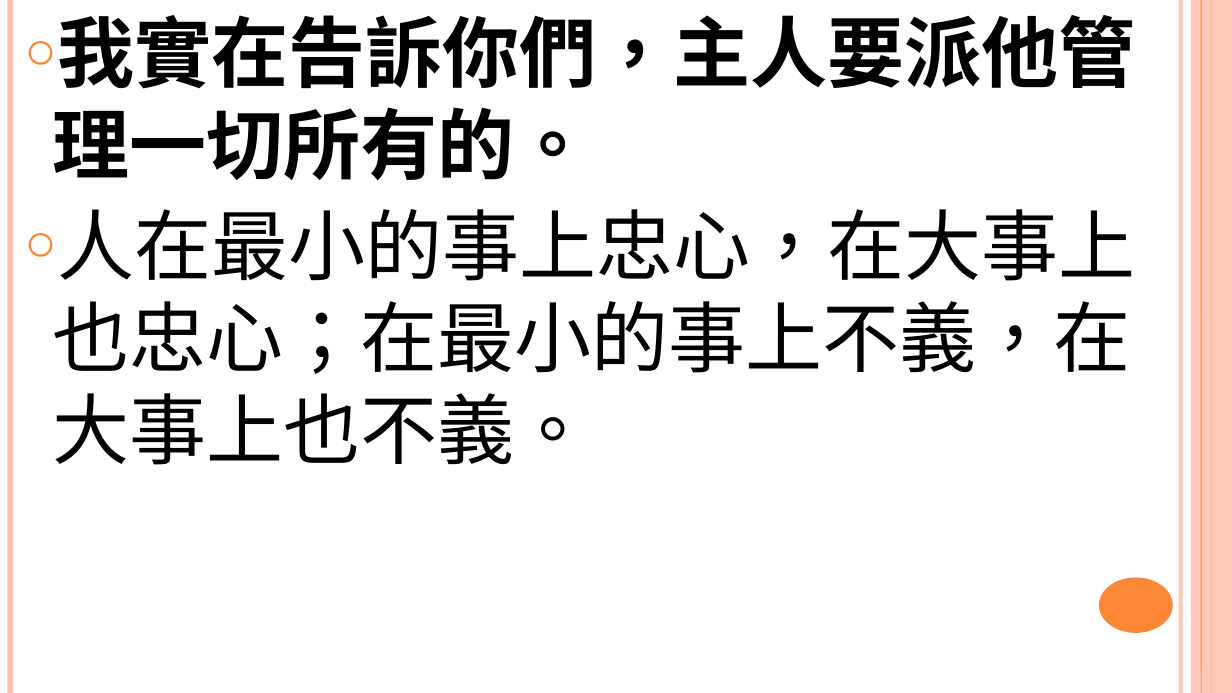
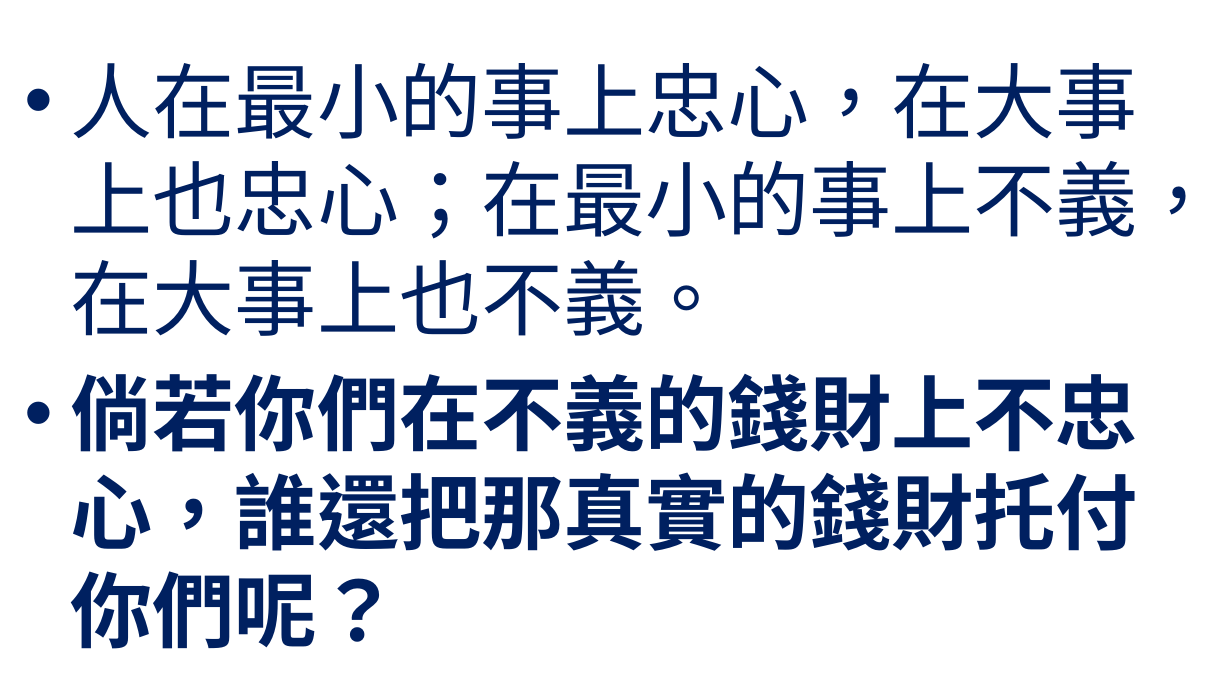
Before and after one commit to batisuoc/worship-resources, a slide deck: slide 4 of 54忠心到底.pptx (slide 3 before the commit). Drawn at 1232x693 pixels with LibreOffice and Linux fonts; fonts in the diff are those of the drawing; background and template pictures are left out. Boxes give left, top, right and bottom in pixels: in the first picture for what was removed or moved away, otherwise in the second. Text is boxed around its words. In the diff, an @@ line names an element or a change of style, - is before the commit and + after.

```diff
--- a/54忠心到底.pptx
+++ b/54忠心到底.pptx
@@ line removed from (10, 0) to (10, 693) @@
@@ text "人在最小的事上忠心，在大事上也忠心；在最小的事上不義，在大事上也不義。" at (x1=71, y1=62, x2=1220, y2=649): vertical alignment top to middle @@
@@ text at (x1=52, y1=15, x2=1135, y2=181): paragraph removed @@
-○ 我實在告訴你們，主人要派他管理一切所有的。
@@ line removed from (1181, 0) to (1181, 693) @@
@@ rectangle removed at (x1=1191, y1=0, x2=1232, y2=693) @@
@@ line removed from (1202, 0) to (1202, 693) @@
@@ line removed from (1212, 0) to (1212, 693) @@
@@ text at (x1=71, y1=62, x2=1220, y2=336): size 60 to 64 pt, text colour #000000 to #002060 in "人在最小的事上忠心，在大事上也忠心；在最小的事上不義，在大事上也不義。"; bullet ○ to •; more space between paragraphs @@
@@ text at (x1=71, y1=374, x2=1138, y2=649): paragraph added @@
+• 倘若你們在不義的錢財上不忠心，誰還把那真實的錢財托付你們呢？
@@ ellipse removed at (x1=1099, y1=578, x2=1173, y2=633) @@
```
Also in this commit, not shown: 5 other slides changed, 1 slide added.
